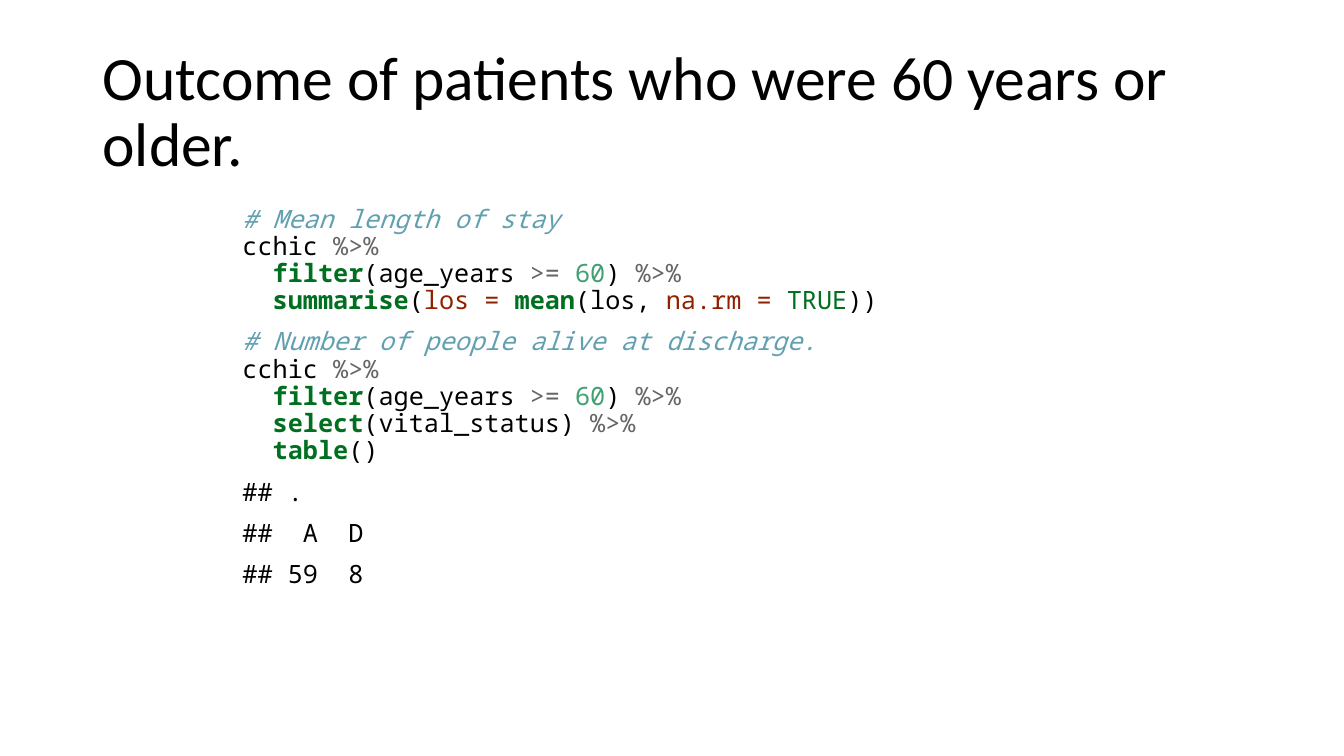
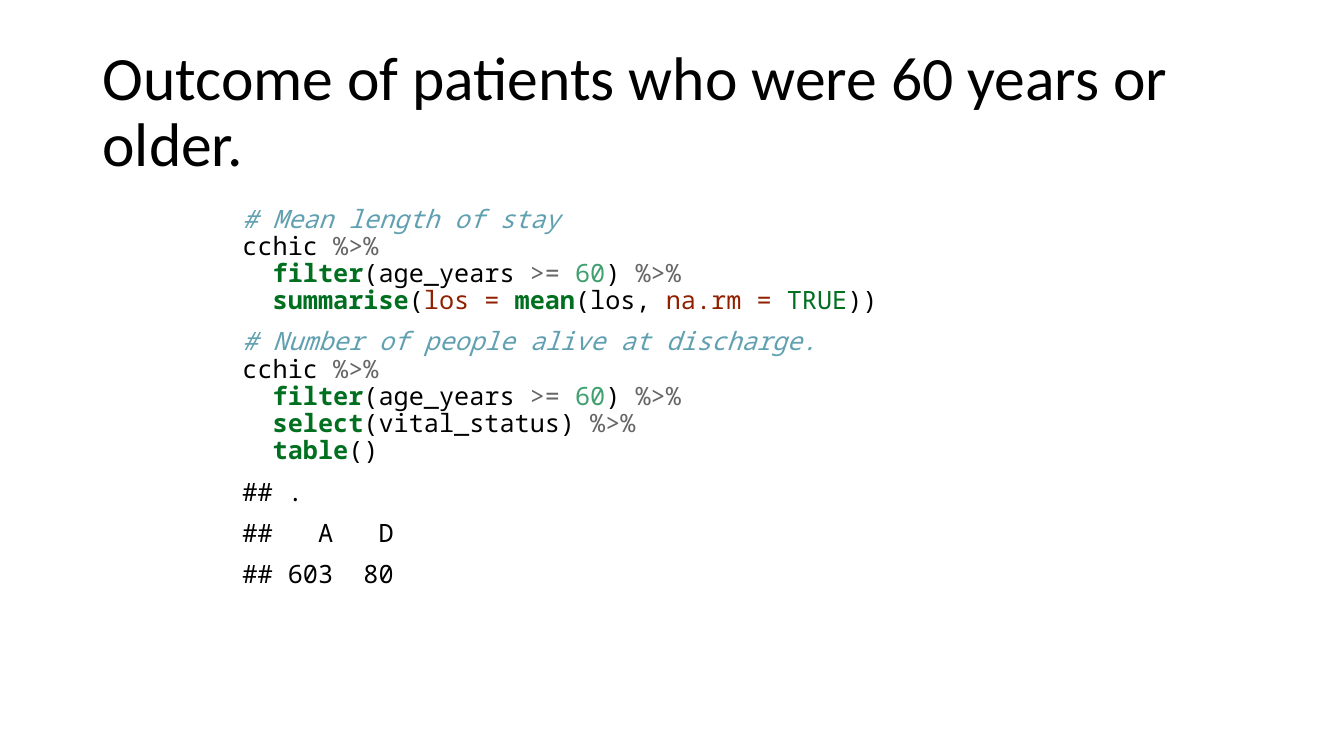
Before and after one commit to uclh-criu/learning-datascience, a slide deck: slide 37 of Workshops/Workshop4.pptx. Drawn at 1344x756 pixels with LibreOffice and Linux fonts; fonts in the diff are those of the drawing. Boxes give left, top, right and bottom in pixels: in the first picture for what was removed or moved away, otherwise in the second. Text is boxed around its words. In the diff, an @@ line names an element or a change of style, - is before the commit and + after.

```diff
--- a/Workshops/Workshop4.pptx
+++ b/Workshops/Workshop4.pptx
@@ text at (288,524,394,584): text changed @@
-## .
-## A D
-## 59 8
+## .
+## A D
+## 603 80
```
Also in this commit, not shown: 3 other slides changed, 7 other files.
